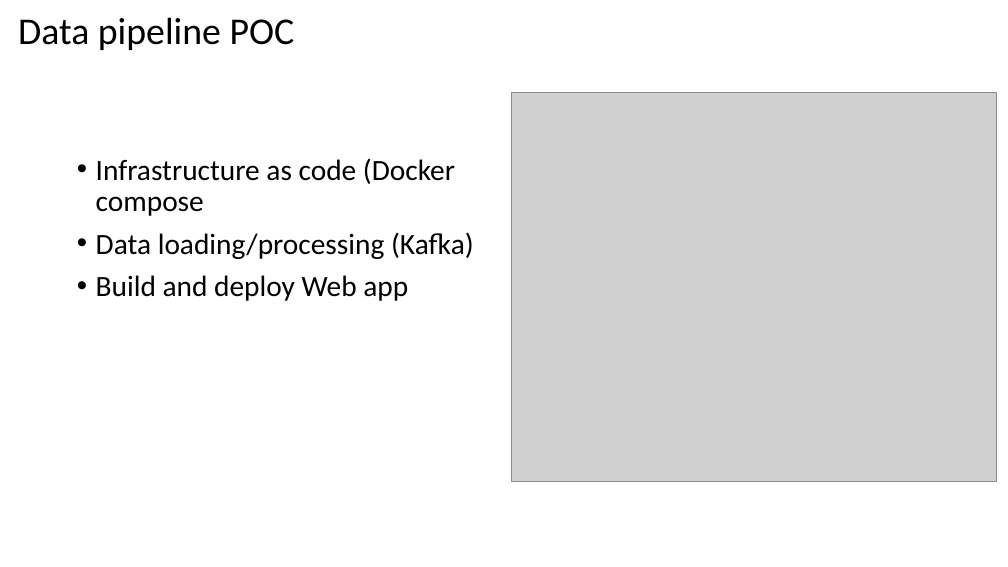
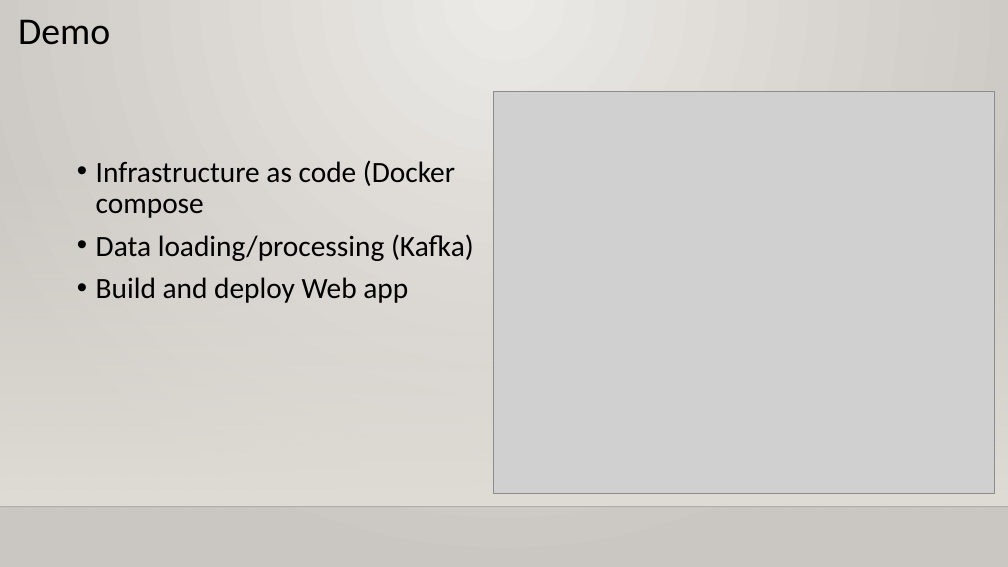
Before and after one commit to Nephilim84/data_pipeline_poc, a slide deck: slide 4 of img/Presentation.pptm (slide 3 before the commit). Drawn at 1008x567 pixels with LibreOffice and Linux fonts; fonts in the diff are those of the drawing; grey boxes stand for pictures; background and template pictures are left out. Boxes give left, top, right and bottom in pixels: in the first picture for what was removed or moved away, otherwise in the second. Text is boxed around its words. In the diff, an @@ line names an element or a change of style, - is before the commit and + after.

Commit message:
Update ppt

```diff
--- a/img/Presentation.pptm
+++ b/img/Presentation.pptm
@@ background #FFFFFF to gradient #ECEAE7 to #CAC7C1 @@
@@ text at bbox=[18, 19, 110, 45]: text changed @@
-Data pipeline POC
+Demo
@@ picture: place and size @@
-picture at bbox=[512, 92, 997, 481]
+picture at bbox=[493, 91, 995, 494]
@@ rectangle added at bbox=[0, 167, 1008, 507], fill gradient #DFDBD5 @@
@@ line added from (0, 507) to (1008, 507), #000001 1 pt @@
```
Also in this commit, not shown: 2 other slides changed, 2 slides added, 3 other files.
